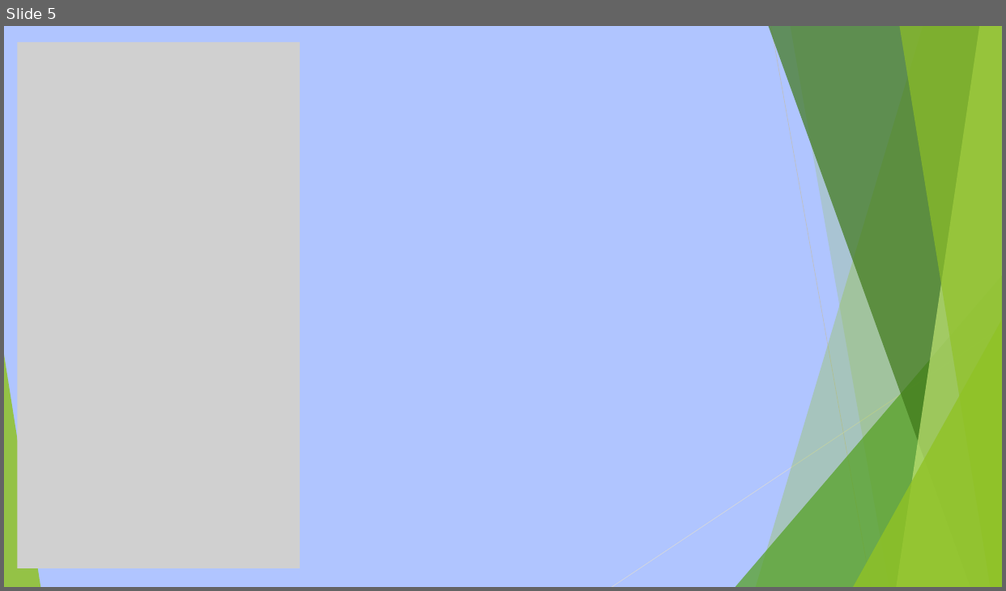
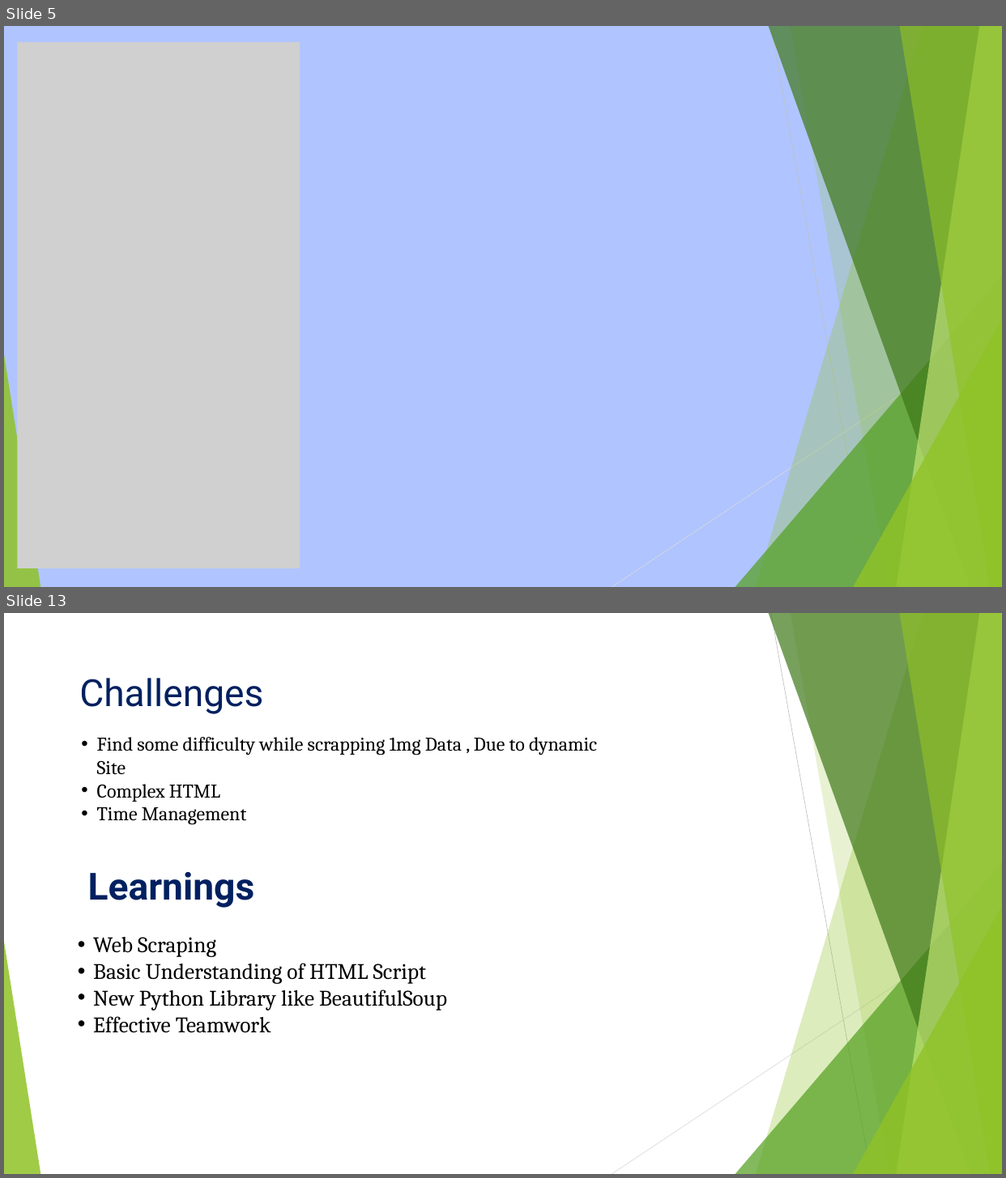
Before and after one commit to MaasahebbiUstad/1mg-Homeopathy-Data-Analysis, a slide deck: 1mg_Homoepathy_ppt.pptx. Shown one above the other, each under a label of ours: slide 5 before the commit, slides 5 and 13 after it; the slides between them are not shown. The pictures are 1006x591 and 1006x1178 pixels, drawn with LibreOffice and Linux fonts; fonts in the diff are those of the drawing; grey boxes stand for pictures. Boxes give left, top, right and bottom in pixels: in the first picture for what was removed or moved away, otherwise in the second. Text is boxed around its words. In the diff, an @@ line names an element or a change of style, - is before the commit and + after.

```diff
--- a/1mg_Homoepathy_ppt.pptx
+++ b/1mg_Homoepathy_ppt.pptx
@@ slide 13 added at (x1=4, y1=613, x2=1002, y2=1174), background #FFFFFF; not listed: 10 template elements that a slide beside it also shows @@
@@ text added at (x1=79, y1=678, x2=263, y2=714), 54 pt, text #002060 @@
+Challenges
@@ text added at (x1=97, y1=737, x2=597, y2=825), 28 pt, text #000000 @@
+• Find some difficulty while scrapping 1mg Data , Due to dynamic Site
+• Complex HTML
+• Time Management
@@ text added at (x1=88, y1=872, x2=255, y2=908), 54 pt, text #002060, bold @@
+Learnings
@@ text added at (x1=93, y1=937, x2=447, y2=1033), 32 pt, text #000000 @@
+• Web Scraping
+• Basic Understanding of HTML Script
+• New Python Library like BeautifulSoup
+• Effective Teamwork
```
Also in this commit, not shown: 8 slides changed, 1 other slide added.
